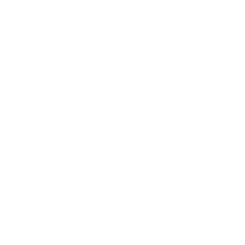
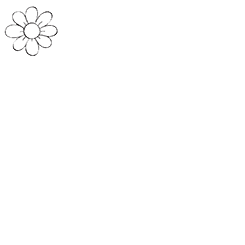
Layer changes from the first 245×245 image to the second:
showed "Layer 2" over 4, 6, 58, 57
